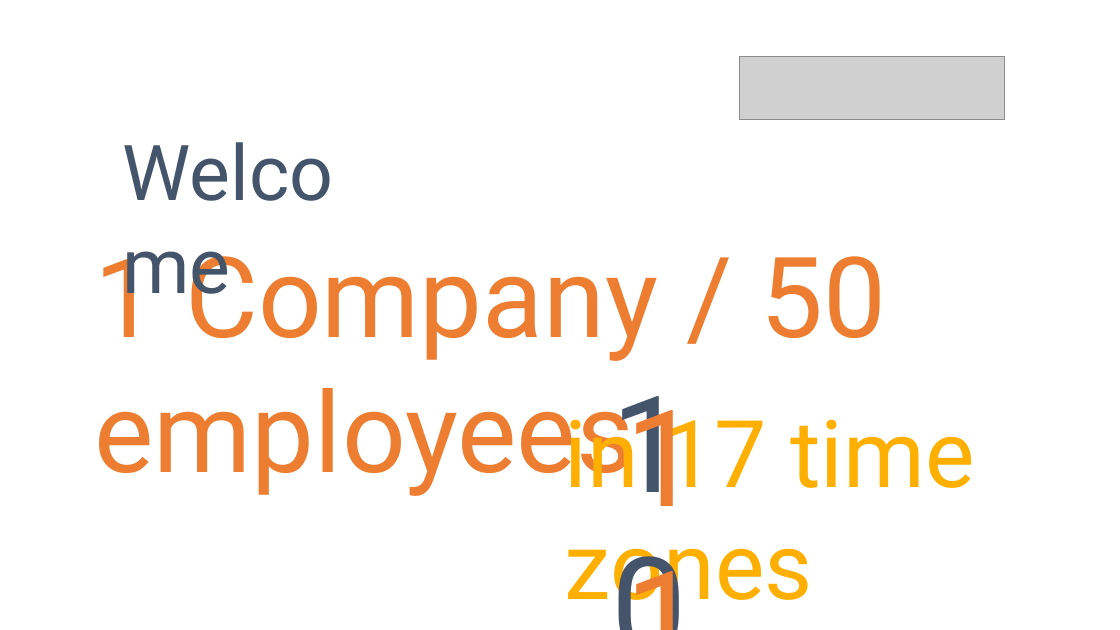
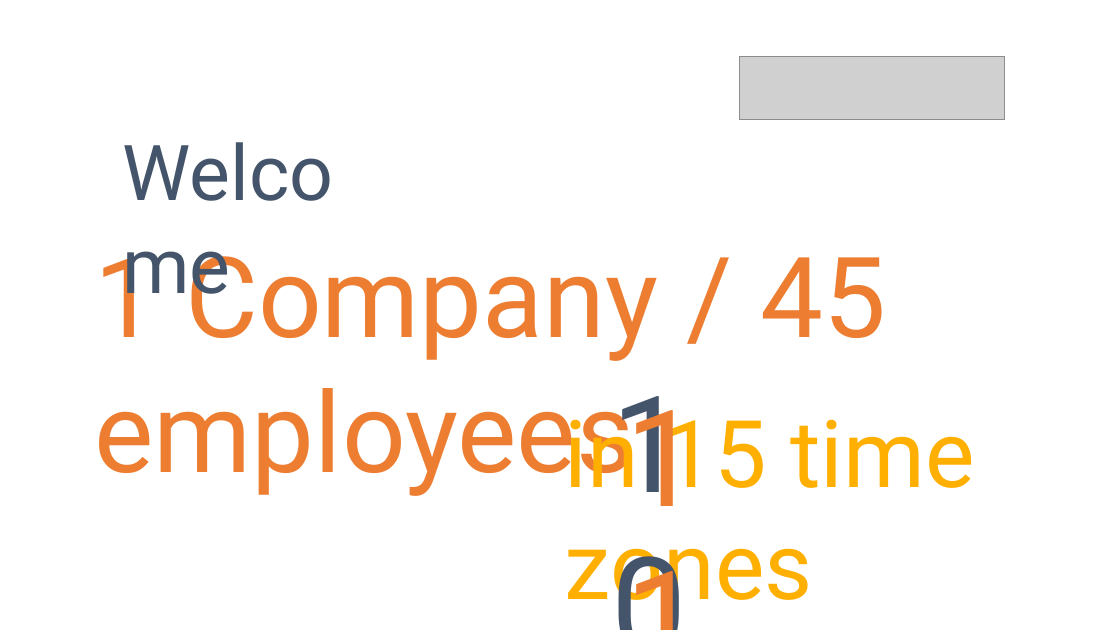
Before and after one commit to danielmarbach/RemoteWorking, a slide deck: slide 1 of presentation.pptx. Drawn at 1120x630 pixels with LibreOffice and Linux fonts; fonts in the diff are those of the drawing; grey boxes stand for pictures. Boxes give left, top, right and bottom in pixels: in the first picture for what was removed or moved away, otherwise in the second. Text is boxed around its words. In the diff, an @@ line names an element or a change of style, - is before the commit and + after.

```diff
--- a/presentation.pptx
+++ b/presentation.pptx
@@ text at (94, 251, 886, 496): text changed @@
-1 Company / 50 employees
+1 Company / 45 employees
@@ text at (565, 403, 975, 621): text changed @@
-in 17 time zones
+in 15 time zones
```
Also in this commit, not shown: 1 other slide changed, 3 slides added, 3 slides removed, 2 other files.
